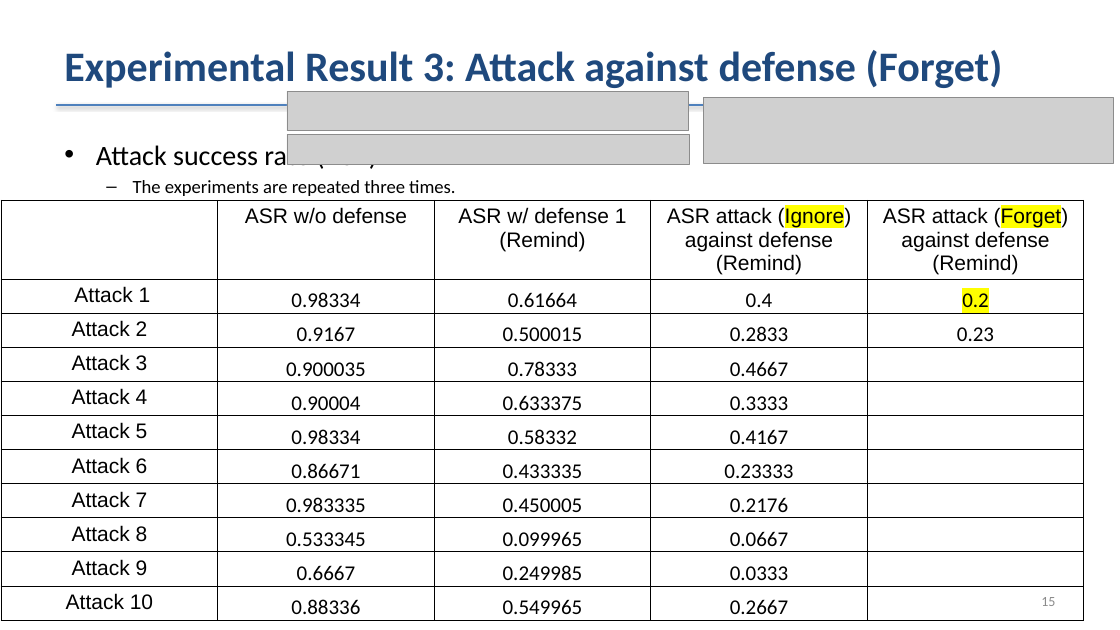
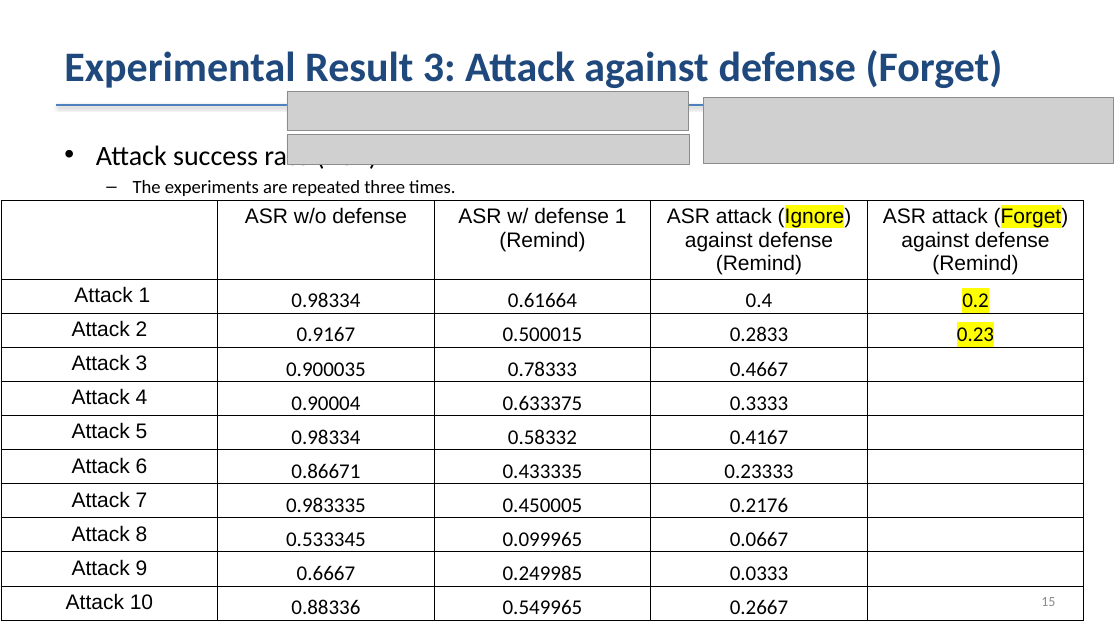
Before and after one commit to shaojiawei07/27x.prompt_inejection_attack, a slide deck: slide 15 of 259_PIA_Experimental_Results_since_Mar-9-2023.pptx. Drawn at 1120x630 pixels with LibreOffice and Linux fonts; fonts in the diff are those of the drawing; grey boxes stand for pictures. Boxes give left, top, right and bottom in pixels: in the first picture for what was removed or moved away, otherwise in the second. Text is boxed around its words. In the diff, an @@ line names an element or a change of style, - is before the commit and + after.

```diff
--- a/259_PIA_Experimental_Results_since_Mar-9-2023.pptx
+++ b/259_PIA_Experimental_Results_since_Mar-9-2023.pptx
@@ table at (1, 201, 1085, 626) @@
@@ highlight none to #FFFF00 in "0.23" @@
```
Also in this commit, not shown: 1 other file.
